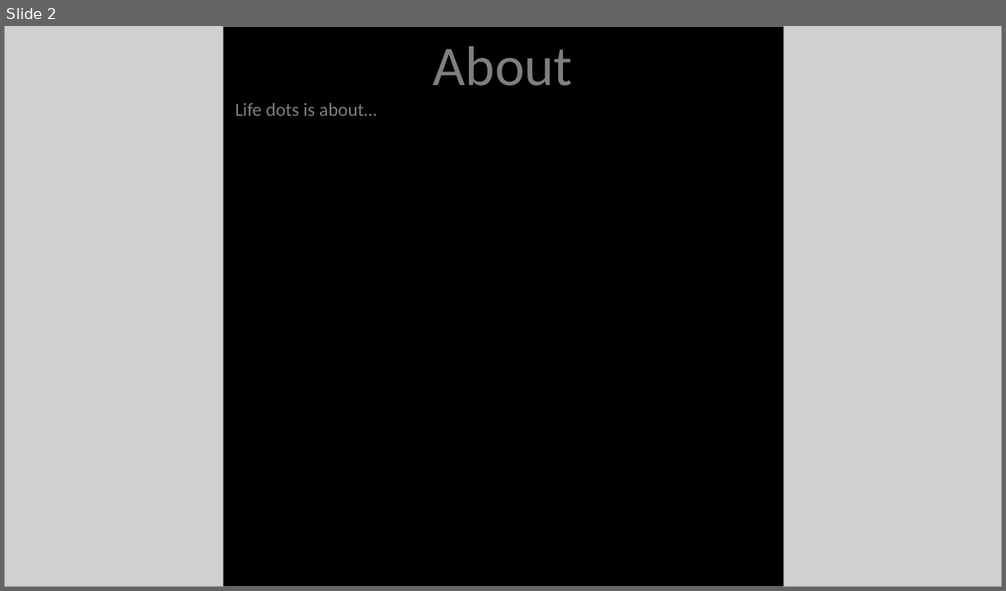
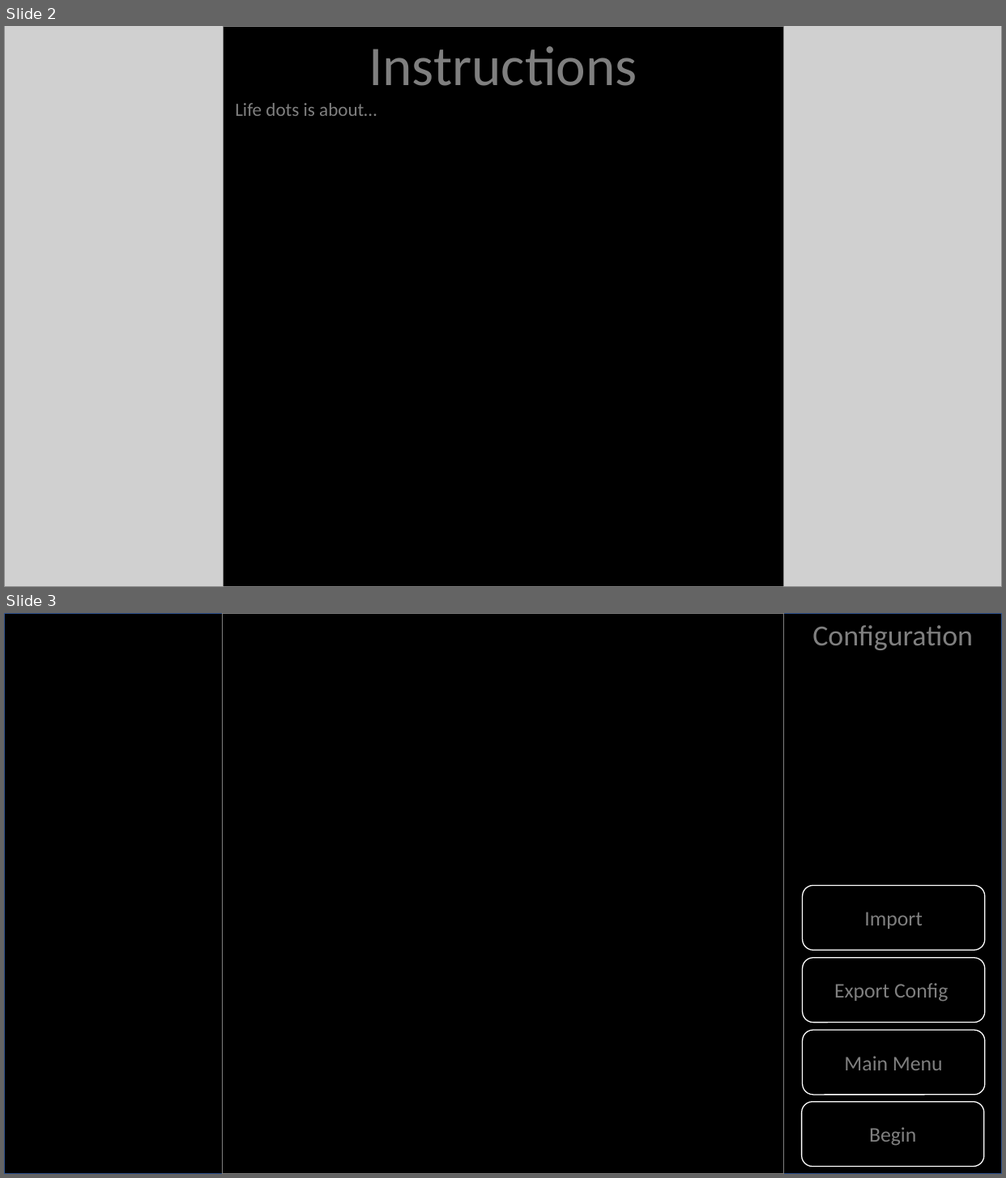
Before and after one commit to ethanprihar/LifeDots, a slide deck: LifeDots.pptx. Shown one above the other, each under a label of ours: slide 2 before the commit, slides 2 and 3 after it. The pictures are 1006x591 and 1006x1178 pixels, drawn with LibreOffice and Linux fonts; fonts in the diff are those of the drawing; grey boxes stand for pictures. Boxes give left, top, right and bottom in pixels: in the first picture for what was removed or moved away, otherwise in the second. Text is boxed around its words. In the diff, an @@ line names an element or a change of style, - is before the commit and + after.

```diff
--- a/LifeDots.pptx
+++ b/LifeDots.pptx
@@ slide 3 added at (4, 613, 1002, 1174), background #FFFFFF @@
@@ rectangle added at (4, 613, 1002, 1174), fill #000000, outline #325491 1 pt @@
@@ rectangle added at (223, 613, 784, 1174), fill #000000, outline #7F7F7F 1 pt @@
@@ text added at (812, 625, 973, 650), 28 pt, text #7F7F7F @@
+Configuration
@@ rounded rectangle added at (803, 885, 986, 950), fill #000000, outline #FFFFFF 1 pt, 20 pt, text #7F7F7F @@
+Import
@@ rounded rectangle added at (803, 958, 986, 1023), fill #000000, outline #FFFFFF 1 pt, 20 pt, text #7F7F7F @@
+Export Config
@@ rounded rectangle added at (803, 1030, 986, 1094), fill #000000, outline #FFFFFF 1 pt, 20 pt, text #7F7F7F @@
+Main Menu
@@ rounded rectangle added at (802, 1102, 985, 1166), fill #000000, outline #FFFFFF 1 pt, 20 pt, text #7F7F7F @@
+Begin
@@ slide 2 changed as well @@
@@ text at (368, 46, 637, 86): text changed @@
-About
+Instructions
```
Also in this commit, not shown: 1 other slide changed, 5 other slides added, 2 slides removed, 1 other file.
